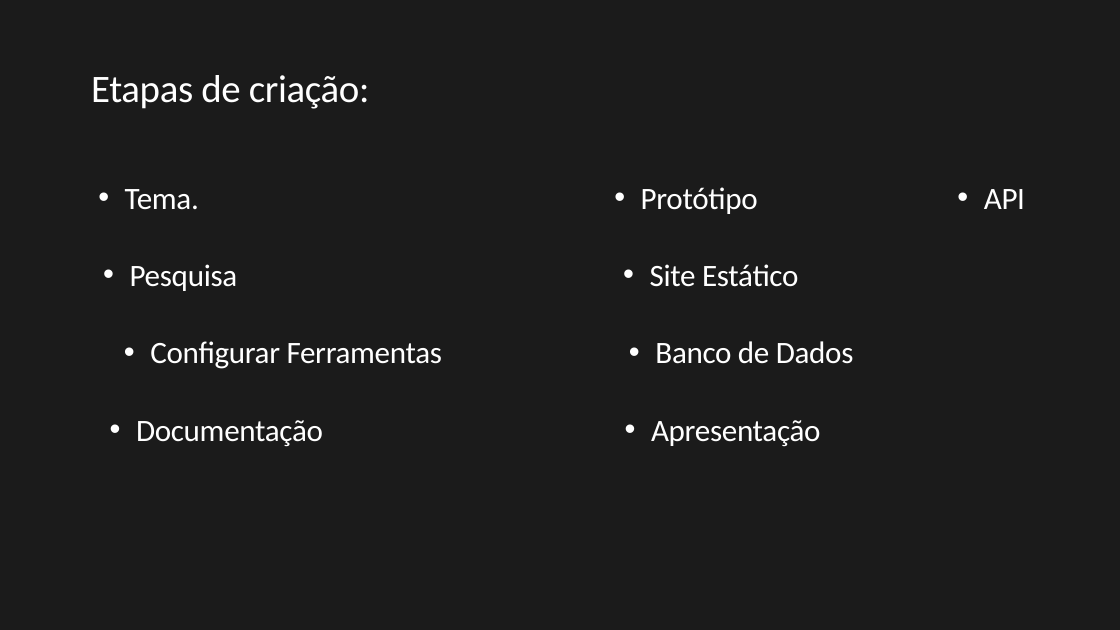
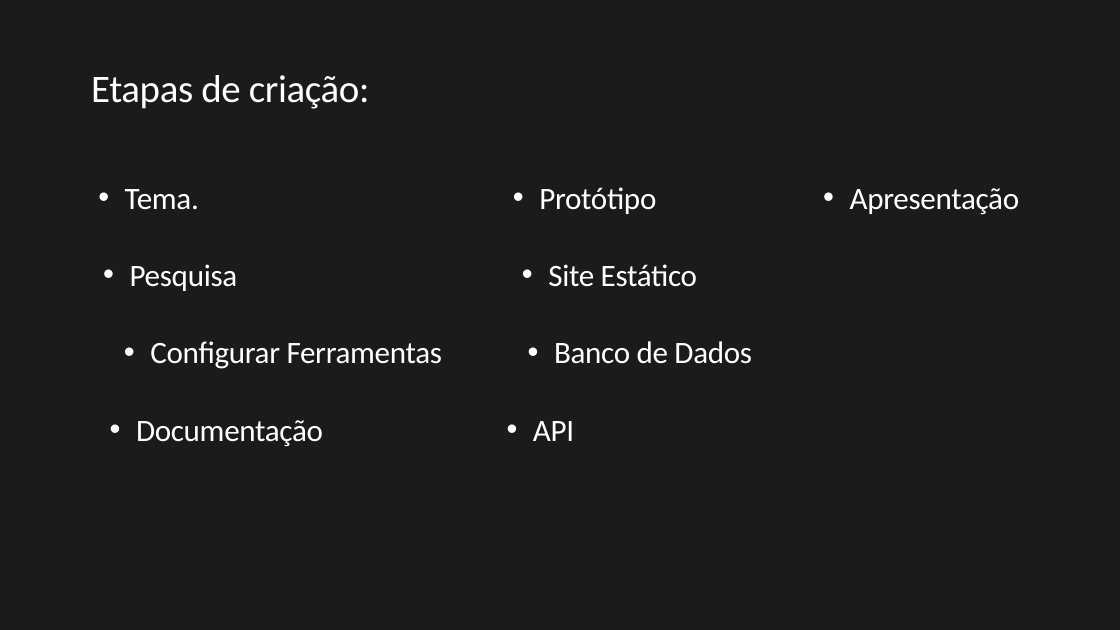
Before and after one commit to RyanMirandaBarbosa/Friendly-Snakes, a slide deck: slide 9 of Documentação/Apresentação meu desafio individual.pptx. Drawn at 1120x630 pixels with LibreOffice and Linux fonts; fonts in the diff are those of the drawing. Boxes give left, top, right and bottom in pixels: in the first picture for what was removed or moved away, otherwise in the second. Text is boxed around its words. In the diff, an @@ line names an element or a change of style, - is before the commit and + after.

```diff
--- a/Documentação/Apresentação meu desafio individual.pptx
+++ b/Documentação/Apresentação meu desafio individual.pptx
@@ text "Apresentação": place and size @@
-text "Apresentação" at [651, 420, 821, 447]
+text "Apresentação" at [850, 188, 1020, 215]
@@ 3 texts: place and size @@
-3 texts at [641, 187, 854, 364]
+3 texts at [539, 187, 752, 364]
@@ text "API": place and size @@
-text "API" at [984, 189, 1025, 209]
+text "API" at [533, 421, 574, 441]
```
Also in this commit, not shown: 6 other slides changed, 1 other file.
